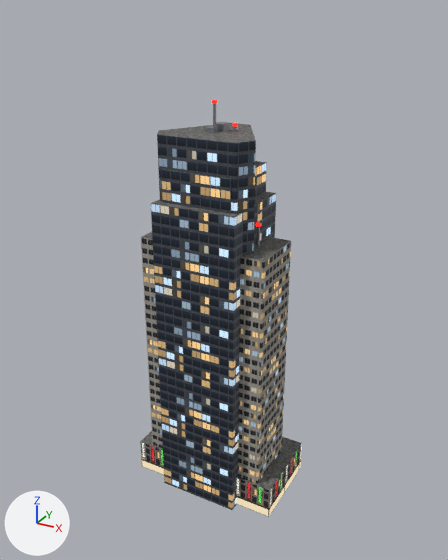
The glTF model assets/models/city.glb: old version first, new version second.
The view is the same before and after, from a camera (50 mm lens) standing at (110.1, -193.5, 192.5) and looking at (0.5, 6.0, 92.7). Every picture has the same lights, and +X, +Y and +Z are marked at lower left. The older version comes first.

Objects in the first picture: 'B_tower_glass', 'B_tower_slab', 'B_tower_tri'.
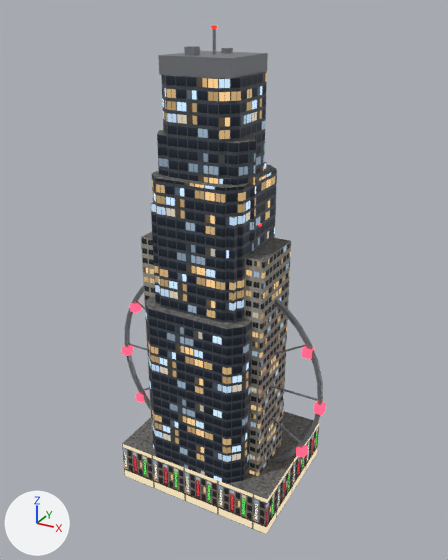
What differs and where, as boxes (x1, y1, x2, y2) in the pictures (448 x 560 px):
'B_landmark', added
    after: (122, 25, 319, 534)
    faces in mat_f_glass: (145, 73, 277, 484)
    faces in mat_f_shop: (122, 423, 319, 534)
    faces in mat_f_roof (picture img_t_roof): (122, 72, 319, 499)
    faces in mat_f_metal (grey #8c8f94): (158, 29, 268, 79)
'B_wheel', added
    after: (122, 285, 326, 463)
    faces in mat_f_metal (grey #8c8f94): (125, 285, 323, 463)
    faces in mat_f_neon (dark red #4c191f, glowing red #ff4059): (122, 302, 326, 458)
'B_tower_glass', unchanged, covered by the edit
    before: (151, 123, 276, 510)
    after: (151, 162, 276, 323)
'B_tower_tri', unchanged, covered by the edit
    before: (157, 100, 256, 256)
    after: (157, 130, 256, 254)

The change in detail:
Mesh me_b_wheel is new.
It has 556 vertices, 798 faces and spans x -47.8..47.8, y -7.0..7.0, z -0.3..100.8.
Faces by material slot: [24, 2, 624, 28, 120].
It uses material mat_f_shop.
It uses material mat_f_roof (picture img_t_roof).
It uses material mat_f_metal (grey #8c8f94).
It uses material mat_f_redlight (dark red #4c0505, glowing red #ff140d).
It uses material mat_f_neon (dark red #4c191f, glowing red #ff4059).
Mesh me_b_landmark is new.
It has 378 vertices, 598 faces and spans x -35.0..35.0, y -22.0..34.0, z 0.0..187.0.
Faces by material slot: [424, 88, 20, 56, 10].
It uses material mat_f_glass.
It uses material mat_f_shop.
It uses material mat_f_roof (picture img_t_roof).
It uses material mat_f_metal (grey #8c8f94).
It uses material mat_f_redlight (dark red #4c0505, glowing red #ff140d).
Object 'B_wheel' (ob_b_wheel) is new; it shows me_b_wheel.
Its location is (0.0, 0.0, 0.0).
Object 'B_landmark' (ob_b_landmark) is new; it shows me_b_landmark.
Its location is (0.0, 0.0, 0.0).
